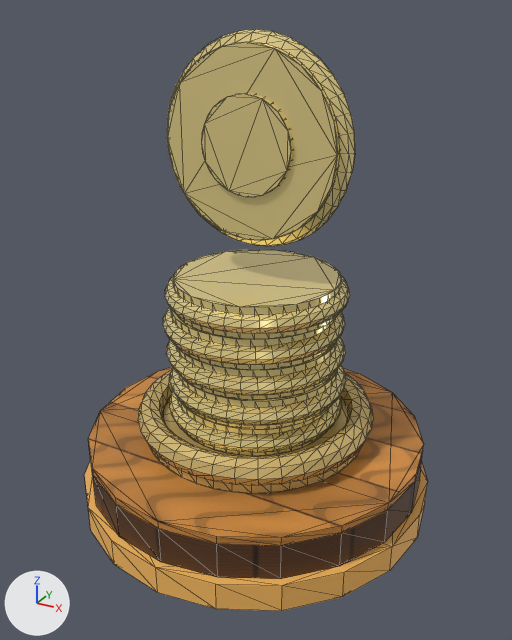
A saved change to the glTF model Assets/Models/Towers/Gold.glb.
One viewpoint serves both versions: a 50 mm camera at (0.768, -1.395, 1.183) aimed at (0.016, -0.028, 0.499). Every picture has the same lights, and +X, +Y and +Z are marked at lower left. The first picture is the older version. Mesh edges are drawn as thin lines. Vertices at exactly the same position are counted once.

Names of what the first picture shows: 'Gold_pedestal.001', 'coins', 'emitter', 'pedestal', 'rim'.
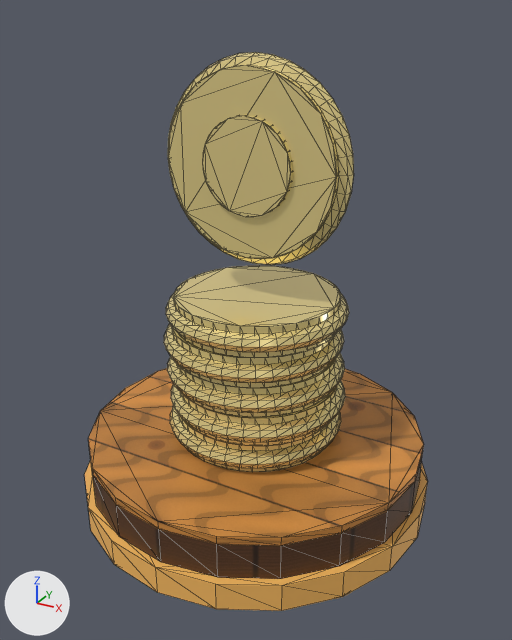
What changed in the scene script:
```text
Change me_coins_mesh:
    used by ob_coins; location = (0.0, 0.0, 0.0)
    remove me_coins_mesh.from_pydata(...)  # 1840 vertices, 3660 faces; spans x -0.227..0.229, y -0.223..0.227, z 0.225..0.6
    add me_coins_mesh.from_pydata(...)  # 1840 vertices, 3660 faces; spans x -0.227..0.229, y -0.223..0.227, z 0.18..0.555
    me_coins_mesh part 1: the whole mesh is moved by (0.0, 0.0, -0.045)
Change me_emitter_mesh:
    used by ob_emitter; location = (0.0, 0.0, 0.0)
    remove me_emitter_mesh.from_pydata(...)  # 432 vertices, 856 faces; spans x -0.234..0.234, y -0.048..0.048, z 0.676..1.144
    add me_emitter_mesh.from_pydata(...)  # 432 vertices, 856 faces; spans x -0.234..0.234, y -0.048..0.048, z 0.631..1.099
    me_emitter_mesh part 2: the whole mesh is moved by (0.0, 0.0, -0.045)
Remove ob_gold_pedestal_001:
    ob_gold_pedestal_001 = bpy.data.objects.new('Gold_pedestal.001', me_pedestal_mesh)
    ob_gold_pedestal_001.location = (0.0, 0.0, 0.0)
```

Changed parts and their boxes (x1, y1, x2, y2) in the pictures (512 x 640 px):
'coins', moved
    before: (163, 249, 350, 456)
    after: (164, 265, 349, 472)
'emitter', moved
    before: (167, 29, 355, 246)
    after: (168, 52, 354, 265)
'Gold_pedestal.001', deleted
    before: (138, 370, 374, 494)
